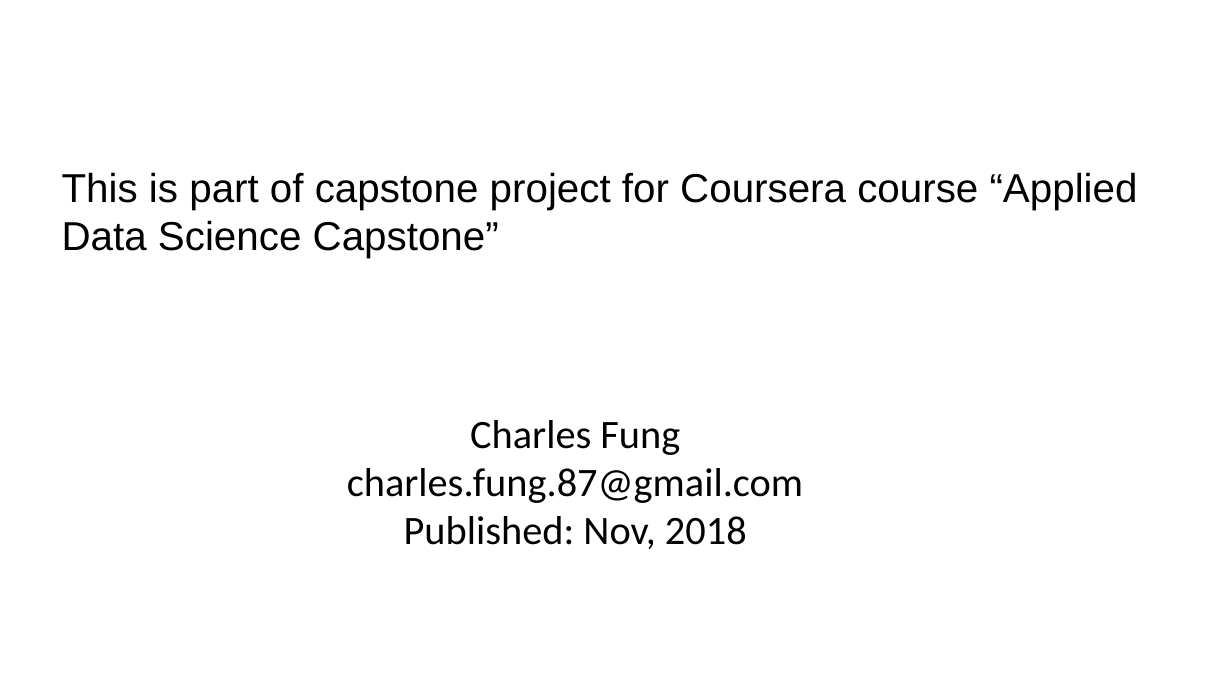
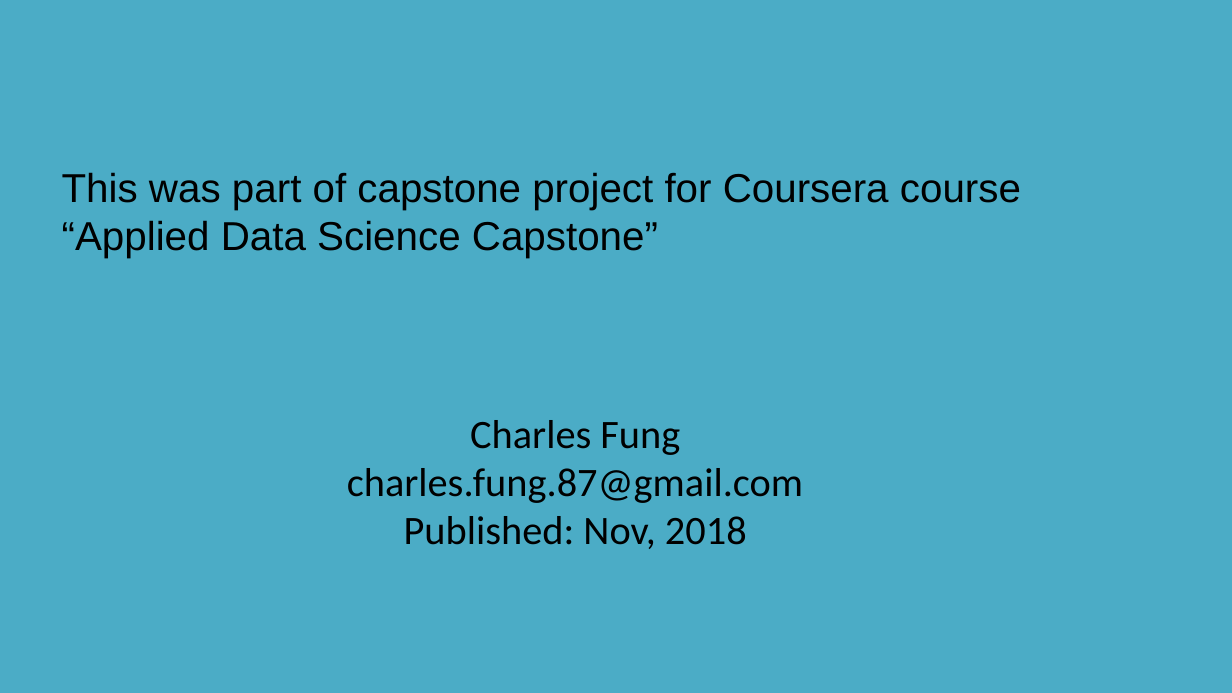
Before and after one commit to CharlesFung87/Coursera_Capstone, a slide deck: slide 19 of Olympic host cities presentation.pptx. Drawn at 1232x693 pixels with LibreOffice and Linux fonts; fonts in the diff are those of the drawing. Boxes give left, top, right and bottom in pixels: in the first picture for what was removed or moved away, otherwise in the second. Text is boxed around its words. In the diff, an @@ line names an element or a change of style, - is before the commit and + after.

```diff
--- a/Olympic host cities presentation.pptx
+++ b/Olympic host cities presentation.pptx
@@ background #FFFFFF to #4BACC6 @@
@@ text at (62, 172, 1021, 258): text changed @@
-This is part of capstone project for Coursera course “Applied Data Science Capstone”
+This was part of capstone project for Coursera course “Applied Data Science Capstone”
```
Also in this commit, not shown: 18 other slides changed, 4 other files.
